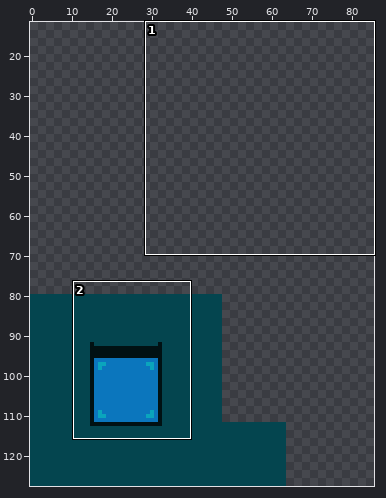
One commit to this pixel-art file: NGJ4/Assets/Aseprite/tileset.aseprite. Above: a wide view before the commit, with the close-up outlined.
Close-up. First the earlier version:
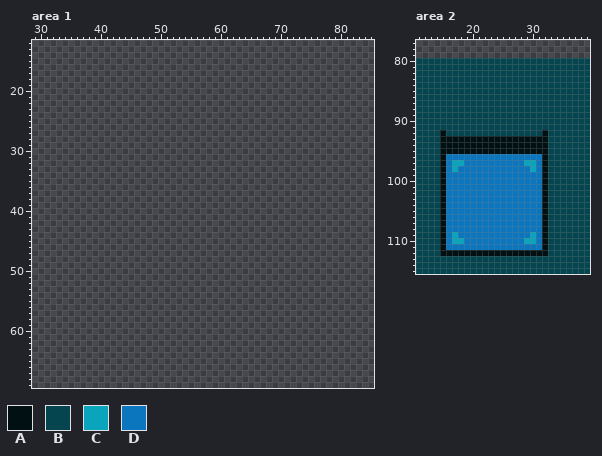
128x128 pixels, 1 frame. Shown: area 1: x 29..85, y 12..69; area 2: x 11..39, y 77..115. The wide view leaves out empty margins.
Palette (. is transparent): A #011113  B #04454f  C #0aa5bd  D #0b76bd
Pixels before, area 1 (only the part around the change), first column x 29:
12 ........................................................
13 ........................................................
14 ........................................................
15 ........................................................
16 ........................................................
17 ........................................................
18 ........................................................
19 ........................................................
20 ........................................................
21 ........................................................
22 ........................................................
23 ........................................................
24 ........................................................
25 ........................................................
26 ........................................................
27 ........................................................
28 ........................................................
29 ........................................................
30 ........................................................
31 ........................................................
32 ........................................................
33 ........................................................
34 ........................................................
35 ........................................................
36 ........................................................
37 ........................................................
38 ........................................................
39 ........................................................
40 ........................................................
41 ........................................................
42 ........................................................
43 ........................................................
44 ........................................................
45 ........................................................
46 ........................................................
47 ........................................................
48 ........................................................
49 ........................................................
50 ........................................................
51 ........................................................
52 ........................................................
53 ........................................................
54 ........................................................
55 ........................................................
56 ........................................................
57 ........................................................
58 ........................................................
59 ........................................................
60 ........................................................
61 ........................................................
62 ........................................................
63 ........................................................
64 ........................................................
65 ........................................................
66 ........................................................
Pixels before, area 2, first column x 11:
 80 BBBBBBBBBBBBBBBBBBBBBBBBBBBBB
 81 BBBBBBBBBBBBBBBBBBBBBBBBBBBBB
 82 BBBBBBBBBBBBBBBBBBBBBBBBBBBBB
 83 BBBBBBBBBBBBBBBBBBBBBBBBBBBBB
 84 BBBBBBBBBBBBBBBBBBBBBBBBBBBBB
 85 BBBBBBBBBBBBBBBBBBBBBBBBBBBBB
 86 BBBBBBBBBBBBBBBBBBBBBBBBBBBBB
 87 BBBBBBBBBBBBBBBBBBBBBBBBBBBBB
 88 BBBBBBBBBBBBBBBBBBBBBBBBBBBBB
 89 BBBBBBBBBBBBBBBBBBBBBBBBBBBBB
 90 BBBBBBBBBBBBBBBBBBBBBBBBBBBBB
 91 BBBBBBBBBBBBBBBBBBBBBBBBBBBBB
 92 BBBBABBBBBBBBBBBBBBBBABBBBBBB
 93 BBBBAAAAAAAAAAAAAAAAAABBBBBBB
 94 BBBBAAAAAAAAAAAAAAAAAABBBBBBB
 95 BBBBAAAAAAAAAAAAAAAAAABBBBBBB
 96 BBBBADDDDDDDDDDDDDDDDABBBBBBB
 97 BBBBADCCDDDDDDDDDDCCDABBBBBBB
 98 BBBBADCDDDDDDDDDDDDCDABBBBBBB
 99 BBBBADDDDDDDDDDDDDDDDABBBBBBB
100 BBBBADDDDDDDDDDDDDDDDABBBBBBB
101 BBBBADDDDDDDDDDDDDDDDABBBBBBB
102 BBBBADDDDDDDDDDDDDDDDABBBBBBB
103 BBBBADDDDDDDDDDDDDDDDABBBBBBB
104 BBBBADDDDDDDDDDDDDDDDABBBBBBB
105 BBBBADDDDDDDDDDDDDDDDABBBBBBB
106 BBBBADDDDDDDDDDDDDDDDABBBBBBB
107 BBBBADDDDDDDDDDDDDDDDABBBBBBB
108 BBBBADDDDDDDDDDDDDDDDABBBBBBB
109 BBBBADCDDDDDDDDDDDDCDABBBBBBB
110 BBBBADCCDDDDDDDDDDCCDABBBBBBB
111 BBBBADDDDDDDDDDDDDDDDABBBBBBB
112 BBBBAAAAAAAAAAAAAAAAAABBBBBBB
113 BBBBBBBBBBBBBBBBBBBBBBBBBBBBB
114 BBBBBBBBBBBBBBBBBBBBBBBBBBBBB
115 BBBBBBBBBBBBBBBBBBBBBBBBBBBBB
Now the later version:
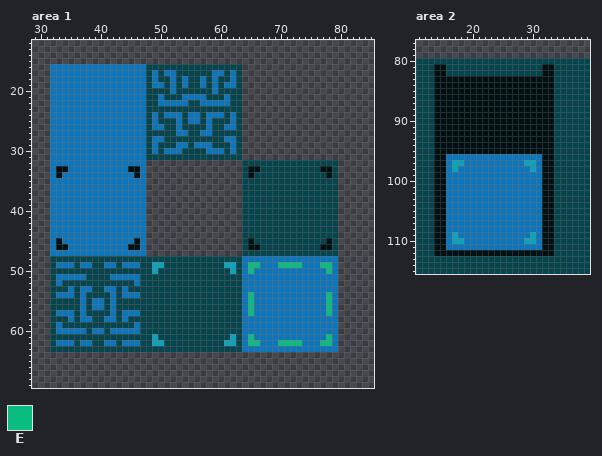
Colours new in this view: E #0bbc81
From old to new:
Changed rows in their new state; - is an unchanged pixel.
Area 1:
first column x 32:
16 DDDDDDDDDDDDDDDDBBBBBBBBBBBBBBBB----------------
17 DDDDDDDDDDDDDDDDBDBDDBBBBBBDDBDB----------------
18 DDDDDDDDDDDDDDDDBDBBDBDBBDBDBBDB----------------
19 DDDDDDDDDDDDDDDDBDDBDBDBBDBDBDDB----------------
20 DDDDDDDDDDDDDDDDBBBBDBBBBBBDBBBB----------------
21 DDDDDDDDDDDDDDDDBBDBBBDDDDBBBDBB----------------
22 DDDDDDDDDDDDDDDDBBDDDDDBBDDDDDBB----------------
23 DDDDDDDDDDDDDDDDBBBBBBBBBBBBBBBB----------------
24 DDDDDDDDDDDDDDDDBDBDDDBDDBDDDBDB----------------
25 DDDDDDDDDDDDDDDDBDBBBDBDDBDBBBDB----------------
26 DDDDDDDDDDDDDDDDBDDBBDBBBBDBBDDB----------------
27 DDDDDDDDDDDDDDDDBBBBBDDBBDDBBBBB----------------
28 DDDDDDDDDDDDDDDDBDDBBBBBBBBBBDDB----------------
29 DDDDDDDDDDDDDDDDBDBBBDDBDDDBBBDB----------------
30 DDDDDDDDDDDDDDDDBDBDDDBBBBDDDBDB----------------
31 DDDDDDDDDDDDDDDDBBBBBBBBBBBBBBBB----------------
32 DDDDDDDDDDDDDDDD----------------BBBBBBBBBBBBBBBB
33 DAADDDDDDDDDDAAD----------------BAABBBBBBBBBBAAB
34 DADDDDDDDDDDDDAD----------------BABBBBBBBBBBBBAB
35 DDDDDDDDDDDDDDDD----------------BBBBBBBBBBBBBBBB
36 DDDDDDDDDDDDDDDD----------------BBBBBBBBBBBBBBBB
37 DDDDDDDDDDDDDDDD----------------BBBBBBBBBBBBBBBB
38 DDDDDDDDDDDDDDDD----------------BBBBBBBBBBBBBBBB
39 DDDDDDDDDDDDDDDD----------------BBBBBBBBBBBBBBBB
40 DDDDDDDDDDDDDDDD----------------BBBBBBBBBBBBBBBB
41 DDDDDDDDDDDDDDDD----------------BBBBBBBBBBBBBBBB
42 DDDDDDDDDDDDDDDD----------------BBBBBBBBBBBBBBBB
43 DDDDDDDDDDDDDDDD----------------BBBBBBBBBBBBBBBB
44 DDDDDDDDDDDDDDDD----------------BBBBBBBBBBBBBBBB
45 DADDDDDDDDDDDDAD----------------BABBBBBBBBBBBBAB
46 DAADDDDDDDDDDAAD----------------BAABBBBBBBBBBAAB
47 DDDDDDDDDDDDDDDD----------------BBBBBBBBBBBBBBBB
48 BBBBBBBBBBBBBBBBBBBBBBBBBBBBBBBBDDDDDDDDDDDDDDDD
49 BDDDBDDBBDDBDDDBBCCBBBBBBBBBBCCBDEEDDDEEEEDDDEED
50 BBBBBBBBBBBBBBBBBCBBBBBBBBBBBBCBDEDDDDDDDDDDDDED
51 BDDDDDBBBBDDDDDBBBBBBBBBBBBBBBBBDDDDDDDDDDDDDDDD
52 BDBBBBBBBBBBBBDBBBBBBBBBBBBBBBBBDDDDDDDDDDDDDDDD
53 BBBDBDDBBDDBDBBBBBBBBBBBBBBBBBBBDDDDDDDDDDDDDDDD
54 BDDDBDBBBBDBDDDBBBBBBBBBBBBBBBBBDEDDDDDDDDDDDDED
55 BBBBBDBDDBDBBBBBBBBBBBBBBBBBBBBBDEDDDDDDDDDDDDED
56 BBBBBDBDDBDBBBBBBBBBBBBBBBBBBBBBDEDDDDDDDDDDDDED
57 BDDDBDBBBBDBDDDBBBBBBBBBBBBBBBBBDEDDDDDDDDDDDDED
58 BBBDBDDBBDDBDBBBBBBBBBBBBBBBBBBBDDDDDDDDDDDDDDDD
59 BDBBBBBBBBBBBBDBBBBBBBBBBBBBBBBBDDDDDDDDDDDDDDDD
60 BDDDDDBDDBDDDDDBBBBBBBBBBBBBBBBBDDDDDDDDDDDDDDDD
61 BBBBBBBBBBBBBBBBBCBBBBBBBBBBBBCBDEDDDDDDDDDDDDED
62 BDDDBDDBBDDBDDDBBCCBBBBBBBBBBCCBDEEDDDEEEEDDDEED
63 BBBBBBBBBBBBBBBBBBBBBBBBBBBBBBBBDDDDDDDDDDDDDDDD
Area 2:
first column x 14:
 81 AA----------------AA
 82 AA----------------AA
 83 AAAAAAAAAAAAAAAAAAAA
 84 AAAAAAAAAAAAAAAAAAAA
 85 AAAAAAAAAAAAAAAAAAAA
 86 AAAAAAAAAAAAAAAAAAAA
 87 AAAAAAAAAAAAAAAAAAAA
 88 AAAAAAAAAAAAAAAAAAAA
 89 AAAAAAAAAAAAAAAAAAAA
 90 AAAAAAAAAAAAAAAAAAAA
 91 AAAAAAAAAAAAAAAAAAAA
 92 A-AAAAAAAAAAAAAAAA-A
 93 A------------------A
 94 A------------------A
 95 A------------------A
 96 A------------------A
 97 A------------------A
 98 A------------------A
 99 A------------------A
100 A------------------A
101 A------------------A
102 A------------------A
103 A------------------A
104 A------------------A
105 A------------------A
106 A------------------A
107 A------------------A
108 A------------------A
109 A------------------A
110 A------------------A
111 A------------------A
112 A------------------A
